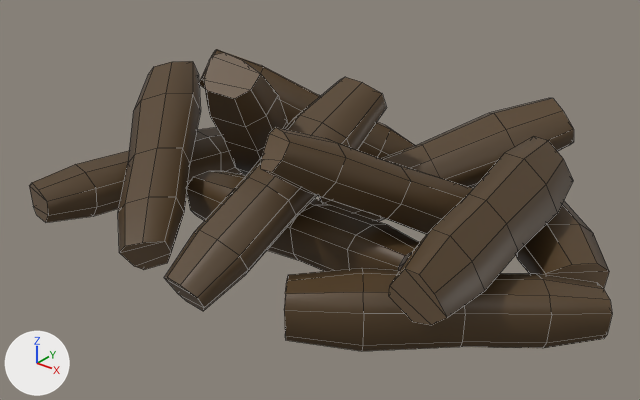
The FBX model Birth-From-Fire/Assets/Art/3D Assets/FBX File/CharcoalStack.fbx as it was, and as the next commit left it.
The view is the same before and after, from a camera (50 mm lens) standing at (0.3, -0.368, 0.269) and looking at (-0.005, 0.013, 0.033). The axes (+X, +Y, +Z) are drawn at lower left. The lights are the same throughout. Mesh edges are drawn as thin lines. Where no turn or scale is listed for an object, it has been applied to the vertices.

Names of what the first picture shows: 'Charcoalstack'.
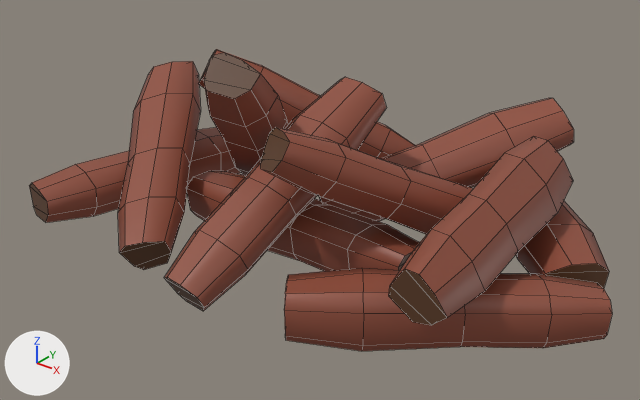
Changed parts and their boxes (x1, y1, x2, y2) in the pictures (640 x 400 px):
'Charcoalstack', recoloured
    both: (30, 49, 612, 351)

The change in detail:
Material 'Wood' (mat_wood) changes colour from brown #533f25 to brown #8f4d3a; in linear values from (0.0866, 0.0493, 0.0186) to (0.275, 0.0742, 0.0423).
